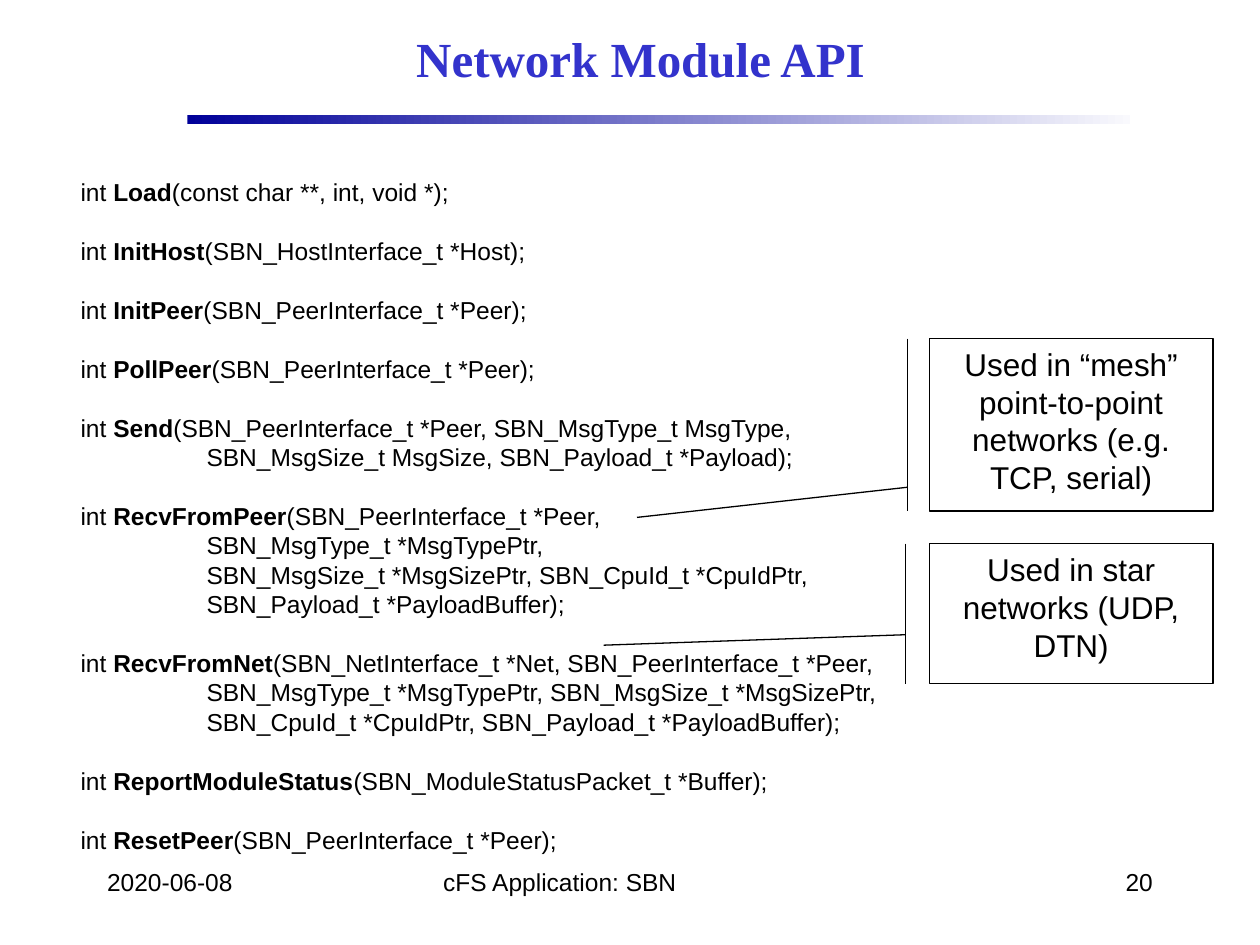
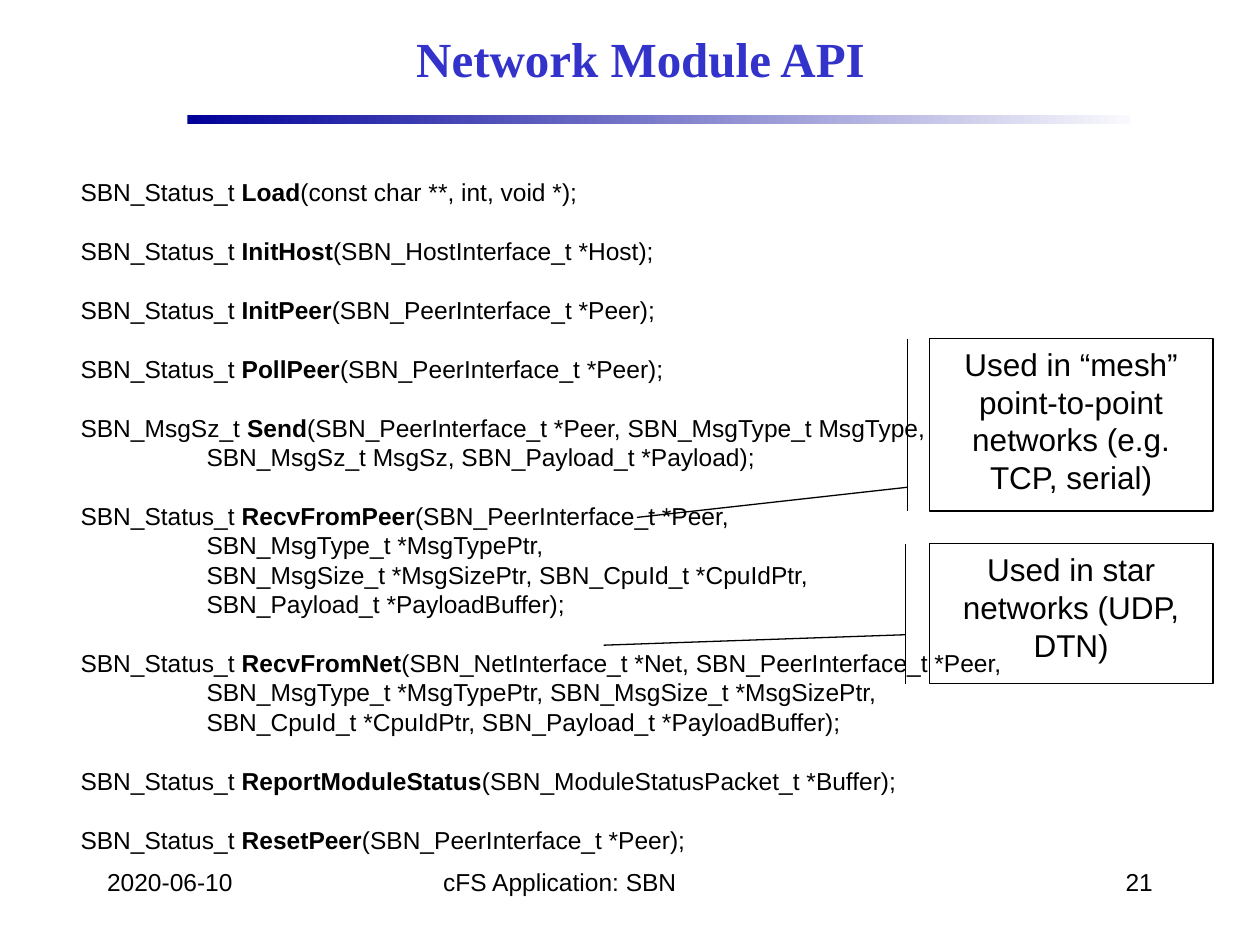
Before and after one commit to nasa/SBN, a slide deck: slide 21 of doc/SBN_Design.pptx (slide 20 before the commit). Drawn at 1260x945 pixels with LibreOffice and Linux fonts; fonts in the diff are those of the drawing; background and template pictures are left out. Boxes give left, top, right and bottom in pixels: in the first picture for what was removed or moved away, otherwise in the second. Text is boxed around its words. In the diff, an @@ line names an element or a change of style, - is before the commit and + after.

```diff
--- a/doc/SBN_Design.pptx
+++ b/doc/SBN_Design.pptx
@@ text at bbox=[81, 183, 925, 530]: text changed @@
-int Load(const char **, int, void *);
-int InitHost(SBN_HostInterface_t *Host);
-int InitPeer(SBN_PeerInterface_t *Peer);
-int PollPeer(SBN_PeerInterface_t *Peer);
-int Send(SBN_PeerInterface_t *Peer, SBN_MsgType_t MsgType,
-SBN_MsgSize_t MsgSize, SBN_Payload_t *Payload);
-int RecvFromPeer(SBN_PeerInterface_t *Peer,
+SBN_Status_t Load(const char **, int, void *);
+SBN_Status_t InitHost(SBN_HostInterface_t *Host);
+SBN_Status_t InitPeer(SBN_PeerInterface_t *Peer);
+SBN_Status_t PollPeer(SBN_PeerInterface_t *Peer);
+SBN_MsgSz_t Send(SBN_PeerInterface_t *Peer, SBN_MsgType_t MsgType,
+SBN_MsgSz_t MsgSz, SBN_Payload_t *Payload);
+SBN_Status_t RecvFromPeer(SBN_PeerInterface_t *Peer,
@@ text at bbox=[81, 652, 1001, 677]: text changed @@
-int RecvFromNet(SBN_NetInterface_t *Net, SBN_PeerInterface_t *Peer,
+SBN_Status_t RecvFromNet(SBN_NetInterface_t *Net, SBN_PeerInterface_t *Peer,
@@ text at bbox=[81, 772, 895, 854]: text changed @@
-int ReportModuleStatus(SBN_ModuleStatusPacket_t *Buffer);
-int ResetPeer(SBN_PeerInterface_t *Peer);
+SBN_Status_t ReportModuleStatus(SBN_ModuleStatusPacket_t *Buffer);
+SBN_Status_t ResetPeer(SBN_PeerInterface_t *Peer);
@@ text at bbox=[107, 874, 232, 892]: text changed @@
-2020-06-08
+2020-06-10
@@ page number at bbox=[1126, 874, 1153, 891]: text changed @@
-20
+21
```
Also in this commit, not shown: 19 other slides changed, 1 slide added, 17 other files.
